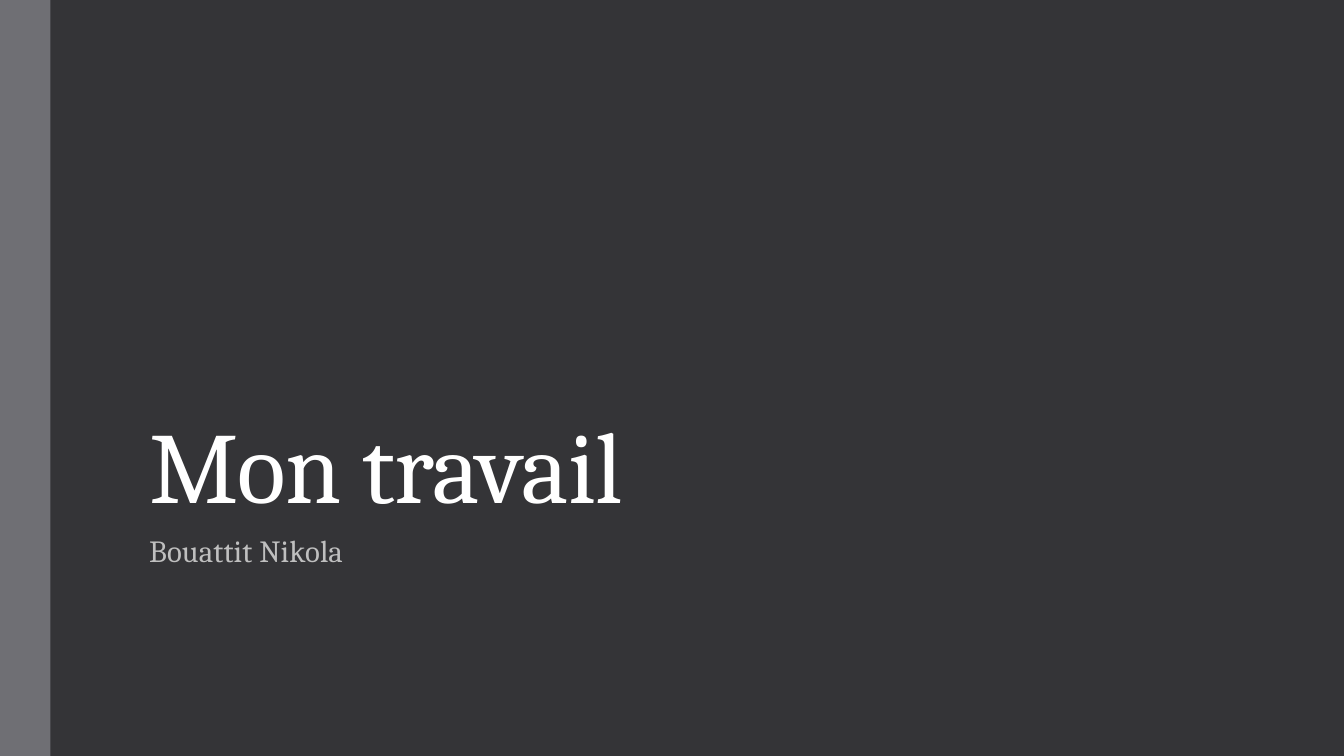
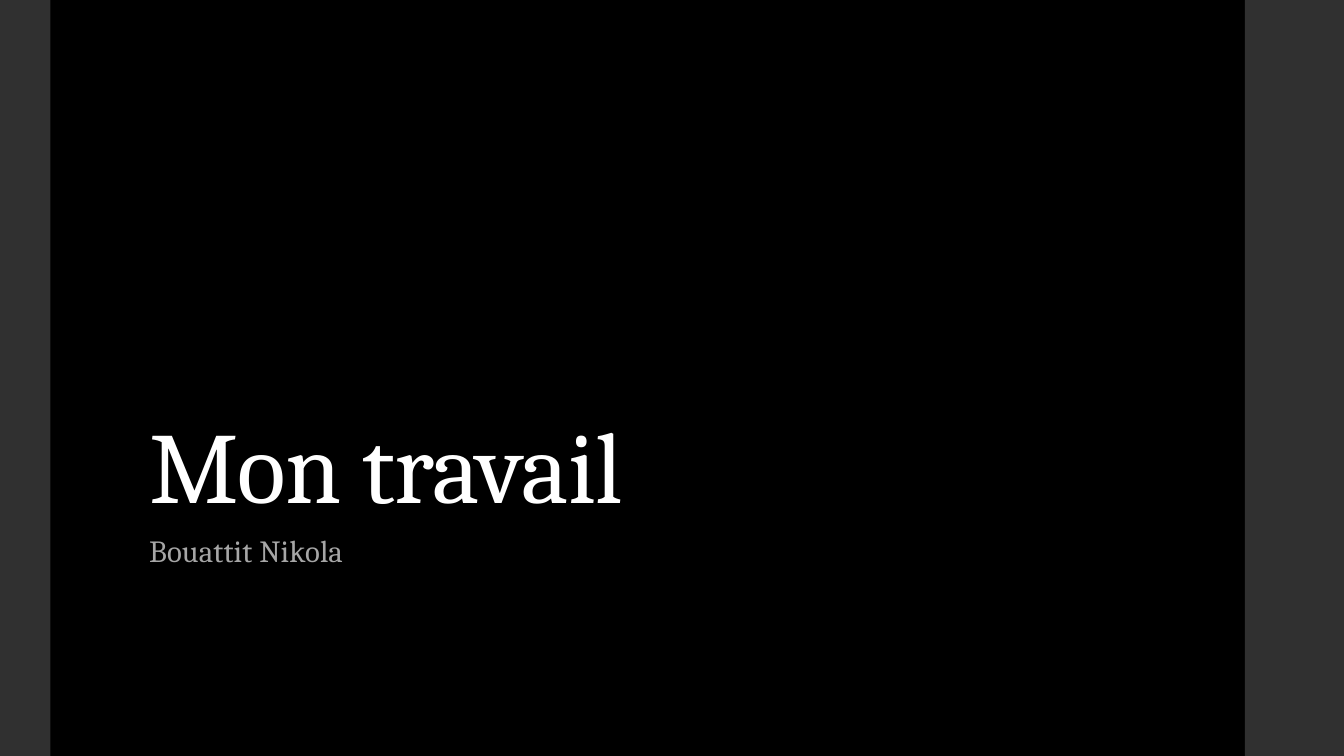
Before and after one commit to Pistou2/P_GestProj, a slide deck: slide 1 of Présentation/Mon travail.pptx. Drawn at 1344x756 pixels with LibreOffice and Linux fonts; fonts in the diff are those of the drawing. Boxes give left, top, right and bottom in pixels: in the first picture for what was removed or moved away, otherwise in the second. Text is boxed around its words. In the diff, an @@ line names an element or a change of style, - is before the commit and + after.

```diff
--- a/Présentation/Mon travail.pptx
+++ b/Présentation/Mon travail.pptx
@@ background #353537 to #000000 @@
@@ rectangle at box(0, 0, 50, 756): fill #6F6F74 to #303030 @@
@@ rectangle added at box(1245, 0, 1344, 756), fill #303030 @@
@@ subtitle "Bouattit Nikola" at box(149, 540, 343, 563): text colour #BFBFBF to #A6A6A6 @@
```
Also in this commit, not shown: 2 slides added.
